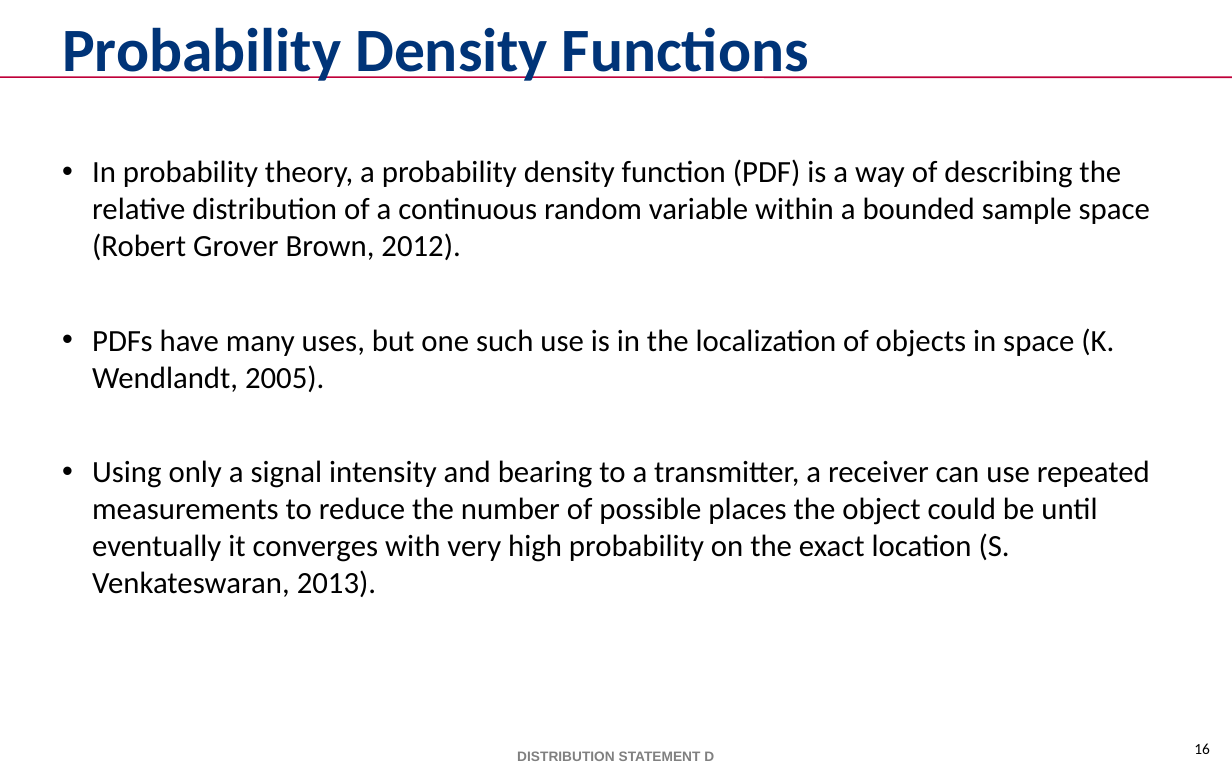
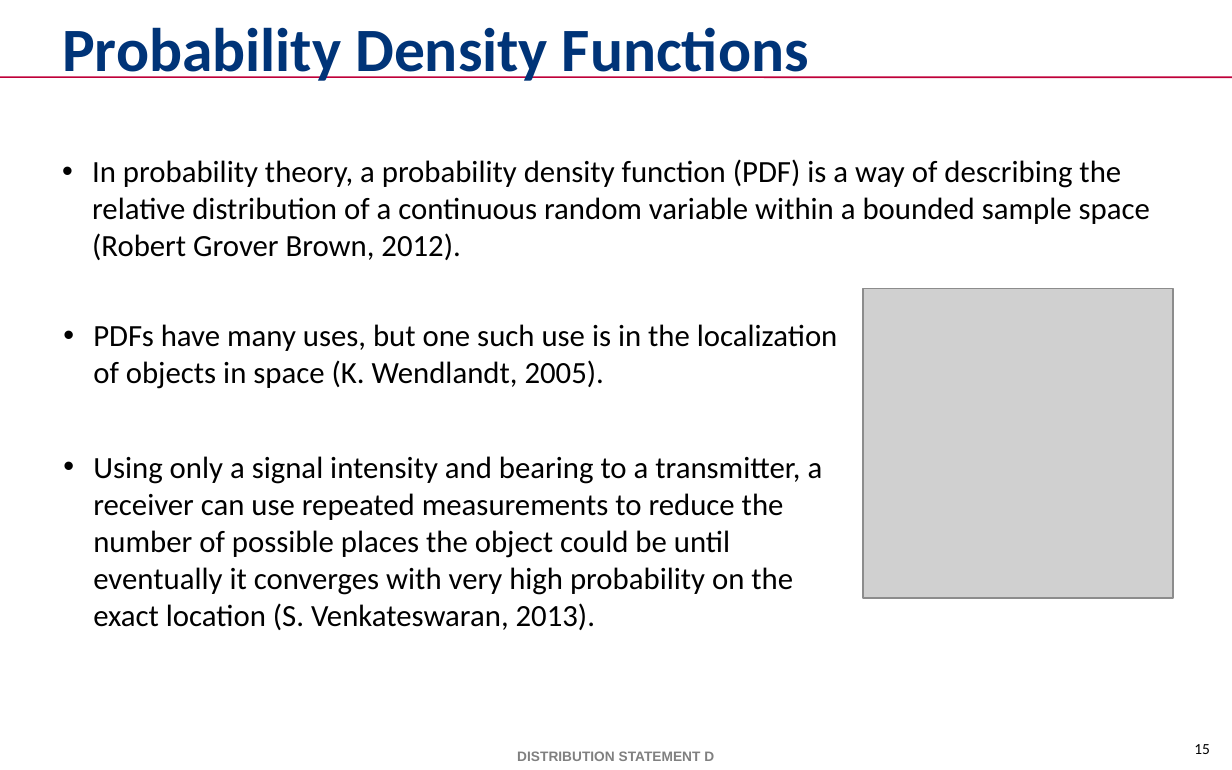
Before and after one commit to mikewkozak/IRE, a slide deck: slide 15 of Documentation/Thesis/Submission Draft/mkozak - Intent Recognition Engine.pptx (slide 16 before the commit). Drawn at 1232x770 pixels with LibreOffice and Linux fonts; fonts in the diff are those of the drawing; grey boxes stand for pictures; background and template pictures are left out. Boxes give left, top, right and bottom in pixels: in the first picture for what was removed or moved away, otherwise in the second. Text is boxed around its words. In the diff, an @@ line names an element or a change of style, - is before the commit and + after.

Commit message:
Update to presentation slides

```diff
--- a/Documentation/Thesis/Submission Draft/mkozak - Intent Recognition Engine.pptx
+++ b/Documentation/Thesis/Submission Draft/mkozak - Intent Recognition Engine.pptx
@@ picture added at [864, 288, 1174, 599] @@
@@ text at [92, 328, 1150, 597]: paragraphs removed @@
-• PDFs have many uses, but one such use is in the localization of objects in space (K. Wendlandt, 2005).
-• Using only a signal intensity and bearing to a transmitter, a receiver can use repeated measurements to reduce the number of possible places the object could be until eventually it converges with very high probability on the exact location (S. Venkateswaran, 2013).
@@ text added at [93, 324, 838, 630], 18 pt, text #000000 @@
+• PDFs have many uses, but one such use is in the localization of objects in space (K. Wendlandt, 2005).
+• Using only a signal intensity and bearing to a transmitter, a receiver can use repeated measurements to reduce the number of possible places the object could be until eventually it converges with very high probability on the exact location (S. Venkateswaran, 2013).
@@ page number at [1194, 744, 1210, 754]: text changed @@
-16
+15
```
Also in this commit, not shown: 15 other slides changed, 2 slides added, 1 slide removed.
